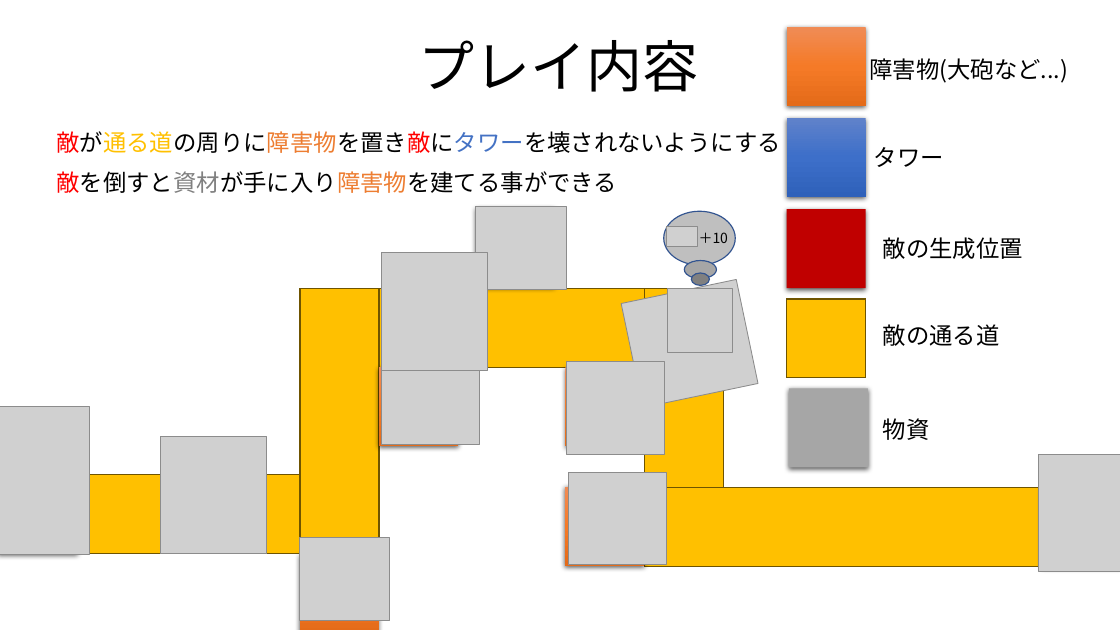
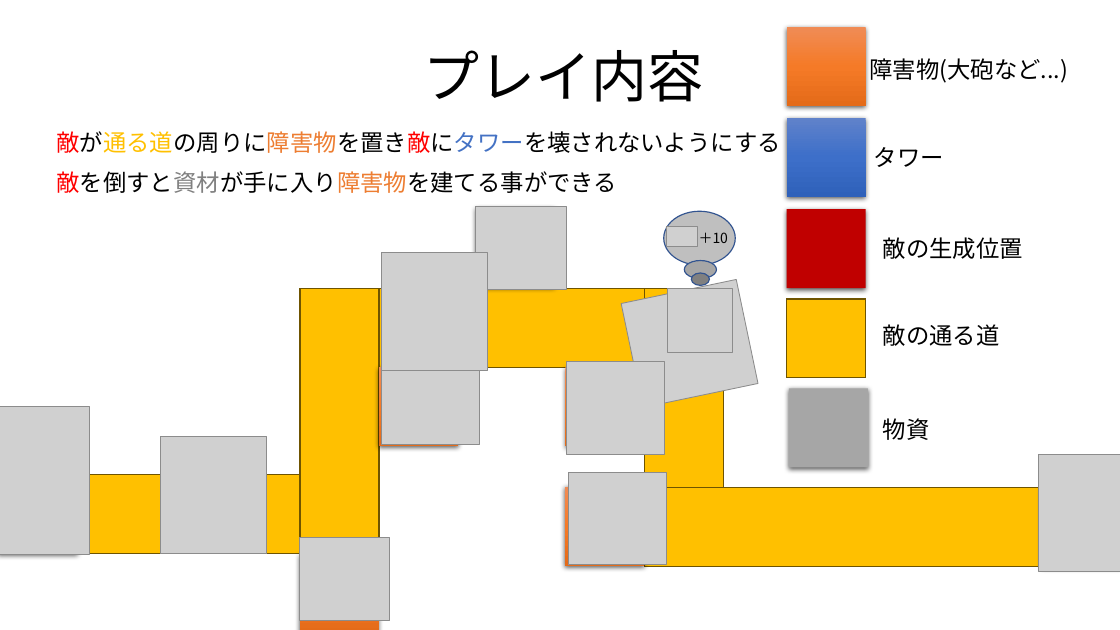
Before and after one commit to sayudesu/ToD, a slide deck: slide 5 of _Proposal/TowerOfDefense.pptx (slide 4 before the commit). Drawn at 1120x630 pixels with LibreOffice and Linux fonts; fonts in the diff are those of the drawing; grey boxes stand for pictures; background and template pictures are left out. Boxes give left, top, right and bottom in pixels: in the first picture for what was removed or moved away, otherwise in the second. Text is boxed around its words. In the diff, an @@ line names an element or a change of style, - is before the commit and + after.

```diff
--- a/_Proposal/TowerOfDefense.pptx
+++ b/_Proposal/TowerOfDefense.pptx
@@ text "プレイ内容": place and size @@
-text "プレイ内容" at <box>418,40,698,92</box>
+text "プレイ内容" at <box>423,50,703,102</box>
```
Also in this commit, not shown: 4 other slides changed, 4 slides added, 1 other file.
